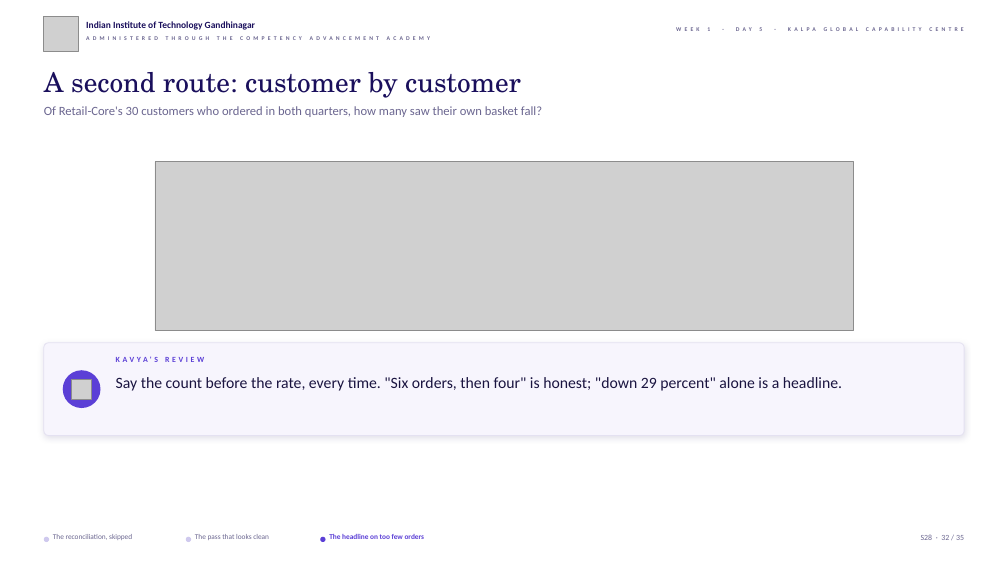
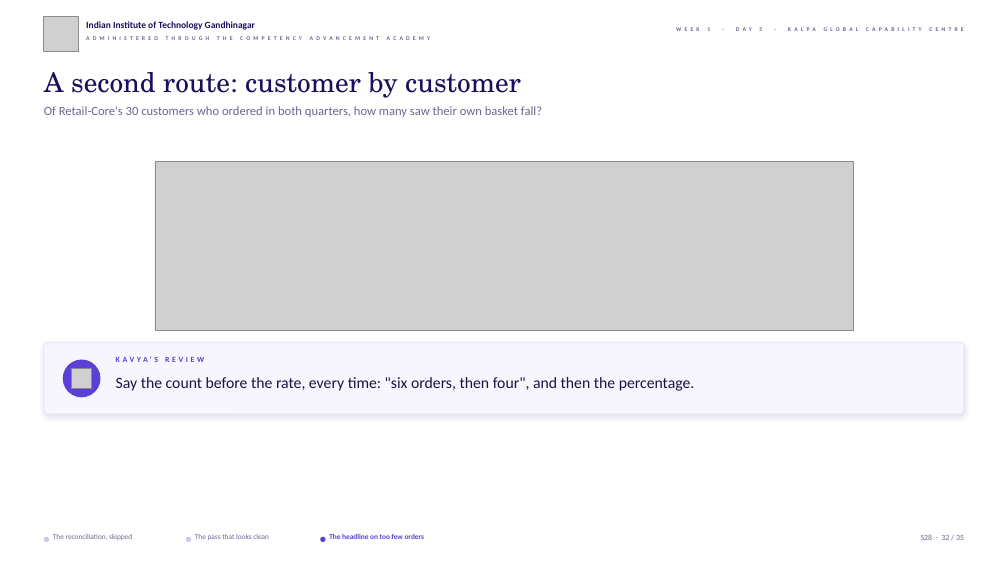
Before and after one commit to fde-academy-lab/c2-content-factory, a slide deck: slide 32 of content/W01/D5/slides/C2_W01_D05_debrief_STUDENT.pptx. Drawn at 1008x567 pixels with LibreOffice and Linux fonts; fonts in the diff are those of the drawing; grey boxes stand for pictures; background and template pictures are left out. Boxes give left, top, right and bottom in pixels: in the first picture for what was removed or moved away, otherwise in the second. Text is boxed around its words. In the diff, an @@ line names an element or a change of style, - is before the commit and + after.

```diff
--- a/content/W01/D5/slides/C2_W01_D05_debrief_STUDENT.pptx
+++ b/content/W01/D5/slides/C2_W01_D05_debrief_STUDENT.pptx
@@ rounded rectangle: place and size @@
-rounded rectangle at [44, 343, 964, 436]
+rounded rectangle at [44, 343, 964, 414]
@@ ellipse: place and size @@
-ellipse at [63, 371, 101, 408]
+ellipse at [63, 360, 101, 398]
@@ picture: place and size @@
-picture at [72, 380, 91, 399]
+picture at [72, 369, 91, 389]
@@ text at [116, 377, 695, 391]: text changed @@
-Say the count before the rate, every time. "Six orders, then four" is honest; "down 29 percent" alone is a headline.
+Say the count before the rate, every time: "six orders, then four", and then the percentage.
```
Also in this commit, not shown: 7 other slides changed, 20 other files.
